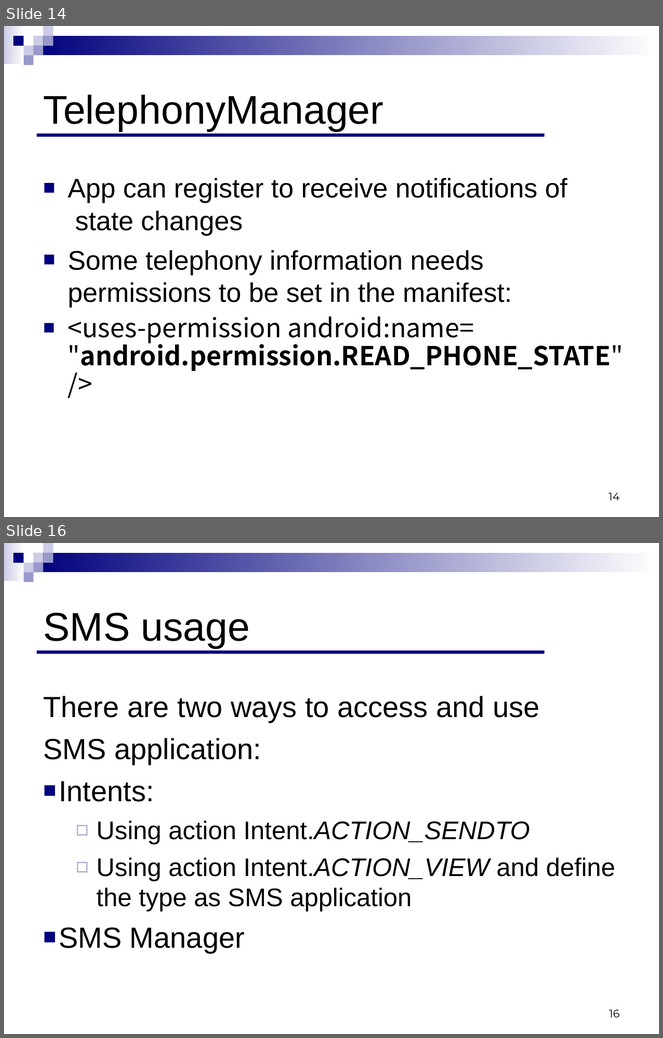
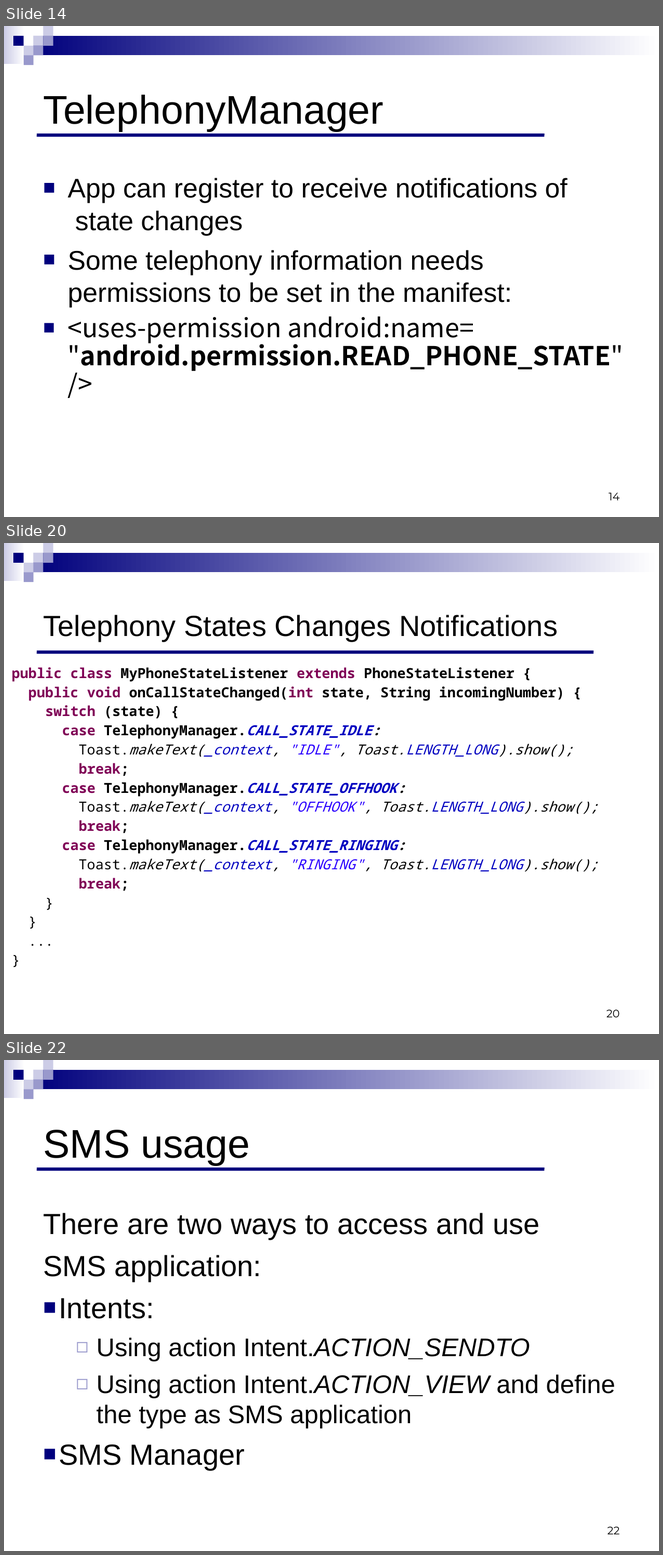
Before and after one commit to ndavidor/SmsTelephony, a slide deck: Telephony&SMS.ppt. Shown one above the other, each under a label of ours: slides 14 and 16 before the commit, slides 14, 20 and 22 after it; the slides between them are not shown. The pictures are 663x1038 and 663x1555 pixels, drawn with LibreOffice and Linux fonts; fonts in the diff are those of the drawing. Boxes give left, top, right and bottom in pixels: in the first picture for what was removed or moved away, otherwise in the second. Text is boxed around its words. In the diff, an @@ line names an element or a change of style, - is before the commit and + after.

```diff
--- a/Telephony&SMS.ppt
+++ b/Telephony&SMS.ppt
@@ slide 20 added at [4, 543, 659, 1034], background #FFFFFF; not listed: 9 template elements that a slide beside it also shows @@
@@ title added at [44, 615, 558, 642], 32 pt, text #000000 @@
+Telephony States Changes Notifications
@@ text added at [12, 667, 598, 891], 15.3 pt, text #000000, bold @@
+public class MyPhoneStateListener extends PhoneStateListener {
+public void onCallStateChanged(int state, String incomingNumber) {
+switch (state) {
+case TelephonyManager.CALL_STATE_IDLE:
+Toast.makeText(_context, "IDLE", Toast.LENGTH_LONG).show();
+break;
+case TelephonyManager.CALL_STATE_OFFHOOK:
+Toast.makeText(_context, "OFFHOOK", Toast.LENGTH_LONG).show();
+break;
+case TelephonyManager.CALL_STATE_RINGING:
+Toast.makeText(_context, "RINGING", Toast.LENGTH_LONG).show();
+break;
+}
+}
+...
+}
@@ line added from (37, 652) to (594, 652), #00007D 3.49 pt @@
@@ page number added at [607, 1010, 620, 1018], 12 pt, text #000000 @@
+20
@@ what was slide 16 is now slide 22 @@
@@ page number at [608, 1527, 620, 1535]: text changed @@
-16
+22
```
Also in this commit, not shown: 6 other slides added, 1 slide removed.
